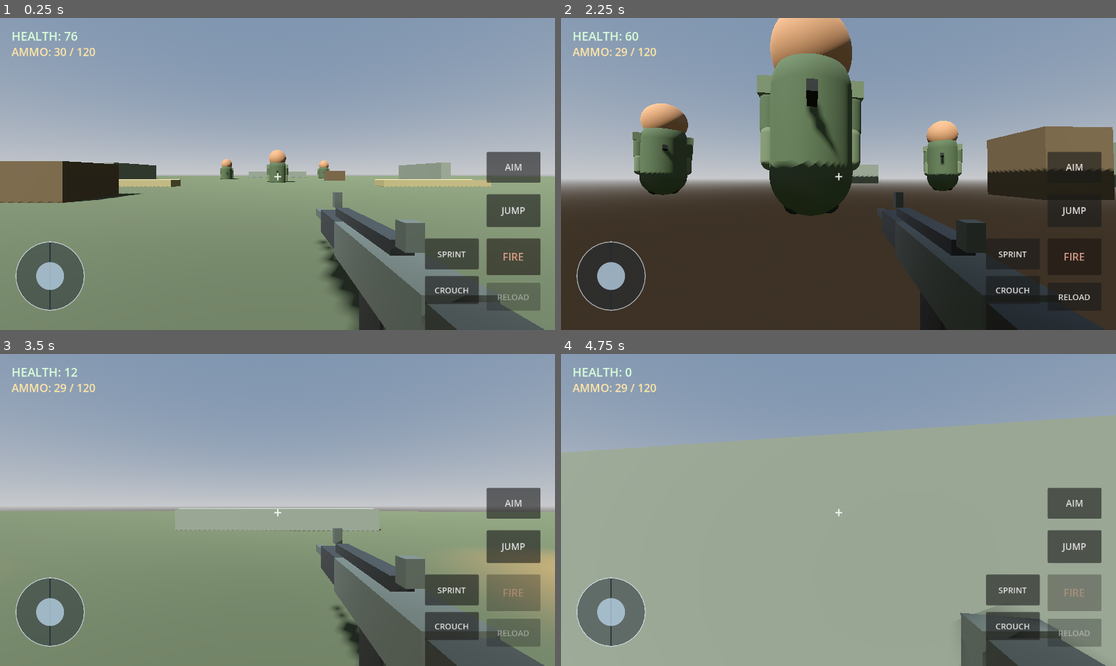
Above: before the commit, frames 1-4 (two rows, left to right).
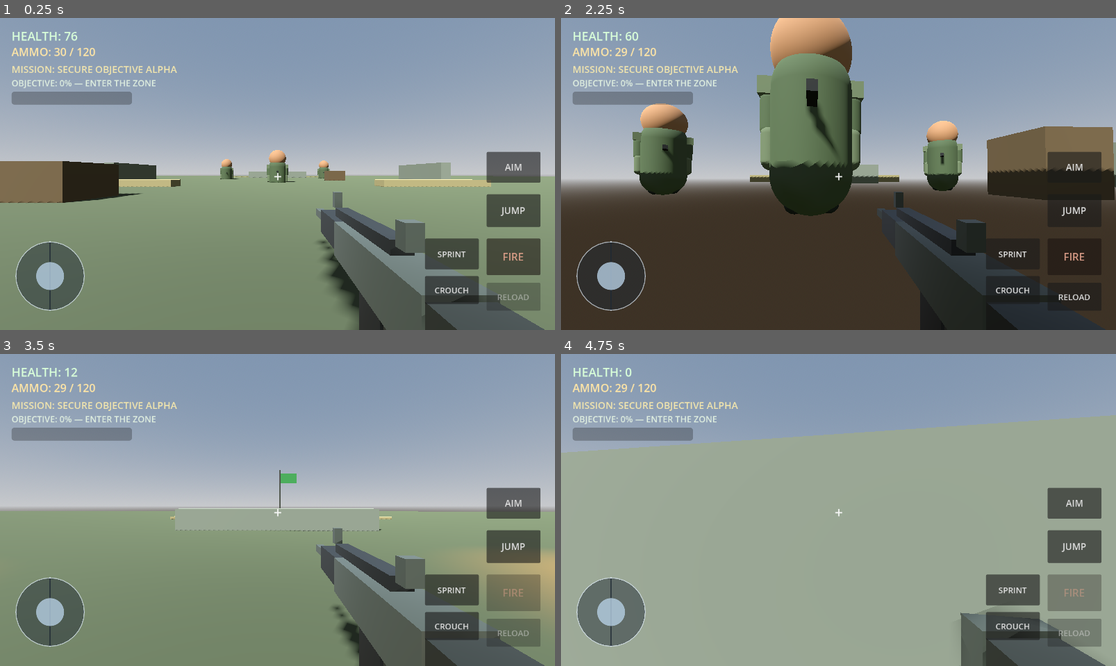
Above: after the commit, the same moments.

Repository: leefortine86-eng/Hunger-For-War
Game: Godot game, scene res://scenes/main.tscn
Two runs of this game, one before a commit and one after it. Both use one fixed random seed, a clock stepped at 60 frames per second and the inputs below.
Inputs (mouse positions are in pixels of both pictures, inside the frame that each line leads up to):
- Up to frame 1 (0.25 s): no input
- Up to frame 2 (2.25 s): tap Enter at 0.5 s; move the mouse to (866, 174) at 0.52 s; hold W (move_forward) from 0.53 s (still down); tap R at 0.6 s; click (866, 174) at 0.67 s; tap Space at 0.77, 1.52 s; move the mouse to (810, 174) at 1.27 s; tap Shift at 1.35 s; move the mouse to (849, 167) at 2.02 s; hold Ctrl from 2.03 s (still down)
- Up to frame 3 (3.5 s): keep holding W (move_forward); move the mouse to (271, 516) at 2.77 s; release Ctrl at 2.78 s; tap R at 2.85 s; click (271, 516) at 2.92 s; tap Space at 3.02 s
- Up to frame 4 (4.75 s): keep holding W (move_forward); move the mouse to (877, 513) at 3.52 s; hold Shift 3.53-4.28 s; tap Space at 3.77, 4.52 s; move the mouse to (794, 506) at 4.27 s; tap Ctrl at 4.35 s

The runs differ from the first frame. In frame 1, 1.5% of the frame differs, in the area x 2-58%, y 15-52%; in frame 2, 1.6%, in the area x 2-61%, y 15-53%; in frame 3, 1.6%; in frame 4, 1.5%.

Commit message:
Add capture objective, contested zone logic, and mission HUD

Diff:
--- a/scripts/main.gd
+++ b/scripts/main.gd
@@ -1,13 +1,141 @@
 extends Node3D
 
 const ENEMY_SCENE = preload("res://scenes/enemy.tscn")
+
+@export var capture_duration: float = 20.0
+@export var objective_radius: float = 5.5
+
+var capture_progress: float = 0.0
+var objective_captured: bool = false
+var objective_contested: bool = false
+var objective_label: Label
+var mission_label: Label
+var capture_bar: ProgressBar
+var objective_marker: Node3D
+var mission_hud: CanvasLayer
 
 func _ready():
     print("HUNGER FOR WAR battlefield loaded!")
     _create_ground()
     _create_lighting()
     _create_battlefield_cover()
+    _create_capture_objective()
+    _create_mission_hud()
     _spawn_enemies()
+
+
+func _create_capture_objective():
+    objective_marker = Node3D.new()
+    objective_marker.name = "ObjectiveAlpha"
+    objective_marker.position = Vector3(0, 0, -34)
+    add_child(objective_marker)
+
+    var zone := MeshInstance3D.new()
+    var zone_mesh := CylinderMesh.new()
+    zone_mesh.top_radius = objective_radius
+    zone_mesh.bottom_radius = objective_radius
+    zone_mesh.height = 0.035
+    zone.mesh = zone_mesh
+    var zone_material := StandardMaterial3D.new()
+    zone_material.albedo_color = Color(0.15, 0.62, 0.28, 0.24)
+    zone_material.transparency = BaseMaterial3D.TRANSPARENCY_ALPHA
+    zone_material.shading_mode = BaseMaterial3D.SHADING_MODE_UNSHADED
+    zone.material_override = zone_material
+    zone.position.y = 0.03
+    objective_marker.add_child(zone)
+
+    var pole := MeshInstance3D.new()
+    var pole_mesh := CylinderMesh.new()
+    pole_mesh.top_radius = 0.045
+    pole_mesh.bottom_radius = 0.055
+    pole_mesh.height = 4.2
+    pole.mesh = pole_mesh
+    pole.position = Vector3(0, 2.1, 0)
+    var pole_material := StandardMaterial3D.new()
+    pole_material.albedo_color = Color(0.18, 0.19, 0.17)
+    pole.material_override = pole_material
+    objective_marker.add_child(pole)
+
+    var flag := MeshInstance3D.new()
+    var flag_mesh := BoxMesh.new()
+    flag_mesh.size = Vector3(1.3, 0.75, 0.045)
+    flag.mesh = flag_mesh
+    flag.position = Vector3(0.68, 3.55, 0)
+    var flag_material := StandardMaterial3D.new()
+    flag_material.albedo_color = Color(0.16, 0.38, 0.20)
+    flag.material_override = flag_material
+    objective_marker.add_child(flag)
+
+    _make_cover("ObjectiveSandbagsLeft", Vector3(3.2, 0.65, 0.65), Vector3(-5.5, 0.33, -31.0), Color(0.43, 0.40, 0.29))
+    _make_cover("ObjectiveSandbagsRight", Vector3(3.2, 0.65, 0.65), Vector3(5.5, 0.33, -31.0), Color(0.43, 0.40, 0.29))
+
+func _create_mission_hud():
+    mission_hud = CanvasLayer.new()
+    mission_hud.name = "MissionHUD"
+    add_child(mission_hud)
+
+    mission_label = Label.new()
+    mission_label.position = Vector2(24, 92)
+    mission_label.text = "MISSION: SECURE OBJECTIVE ALPHA"
+    mission_label.add_theme_font_size_override("font_size", 20)
+    mission_label.add_theme_color_override("font_color", Color(0.95, 0.9, 0.68))
+    mission_hud.add_child(mission_label)
+
+    objective_label = Label.new()
+    objective_label.position = Vector2(24, 122)
+    objective_label.text = "OBJECTIVE: 0% CAPTURED"
+    objective_label.add_theme_font_size_override("font_size", 18)
+    objective_label.add_theme_color_override("font_color", Color(0.88, 0.94, 0.88))
+    mission_hud.add_child(objective_label)
+
+    capture_bar = ProgressBar.new()
+    capture_bar.position = Vector2(24, 153)
+    capture_bar.size = Vector2(250, 18)
+    capture_bar.min_value = 0.0
+    capture_bar.max_value = 100.0
+    capture_bar.value = 0.0
+    capture_bar.show_percentage = false
+    mission_hud.add_child(capture_bar)
+
+func _process(delta):
+    if objective_captured:
+        return
+
+    var player = get_tree().get_first_node_in_group("player") as Node3D
+    if not is_instance_valid(player):
+        return
+
+    var distance = Vector2(player.global_position.x - objective_marker.global_position.x, player.global_position.z - objective_marker.global_position.z).length()
+    var player_in_zone = distance <= objective_radius
+
+    objective_contested = false
+    for enemy in get_tree().get_nodes_in_group("enemies"):
+        if is_instance_valid(enemy):
+            var enemy_distance = Vector2(enemy.global_position.x - objective_marker.global_position.x, enemy.global_position.z - objective_marker.global_position.z).length()
+            if enemy_distance <= objective_radius + 1.5:
+                objective_contested = true
+                break
+
+    if player_in_zone and not objective_contested:
+        capture_progress = min(capture_progress + delta, capture_duration)
+    elif not player_in_zone and capture_progress > 0.0:
+        capture_progress = max(capture_progress - delta * 0.25, 0.0)
+
+    var percent = (capture_progress / capture_duration) * 100.0
+    capture_bar.value = percent
+    if objective_contested:
+        objective_label.text = "OBJECTIVE CONTESTED — CLEAR ENEMIES"
+    elif player_in_zone:
+        objective_label.text = "CAPTURING OBJECTIVE: %d%%" % int(percent)
+    else:
+        objective_label.text = "OBJECTIVE: %d%% — ENTER THE ZONE" % int(percent)
+
+    if capture_progress >= capture_duration:
+        objective_captured = true
+        objective_label.text = "OBJECTIVE ALPHA SECURED"
+        mission_label.text = "MISSION COMPLETE — AREA SECURED"
+        var flag = objective_marker.get_node_or_null("MeshInstance3D2")
+        print("OBJECTIVE ALPHA CAPTURED — MISSION COMPLETE")
 
 func _create_ground():
     var ground_body := StaticBody3D.new()
@@ -97,6 +225,7 @@
     for spawn_position in spawn_points:
         var enemy = ENEMY_SCENE.instantiate()
         enemy.position = spawn_position
+        enemy.add_to_group("enemies")
         add_child(enemy)
 
     print("Three enemy soldiers deployed!")
